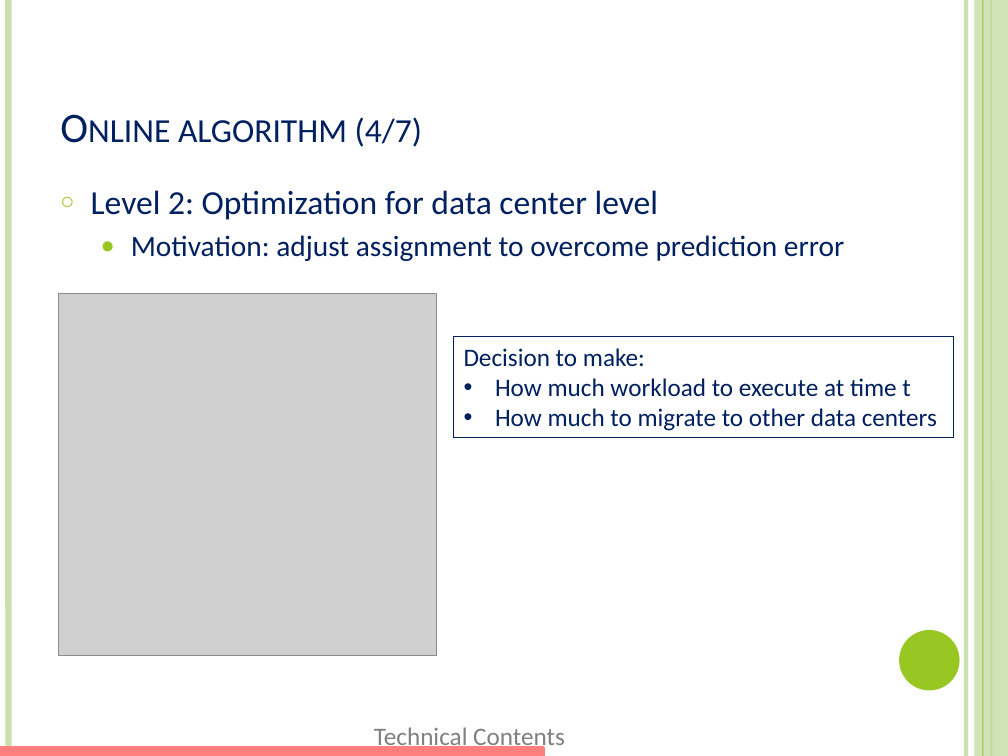
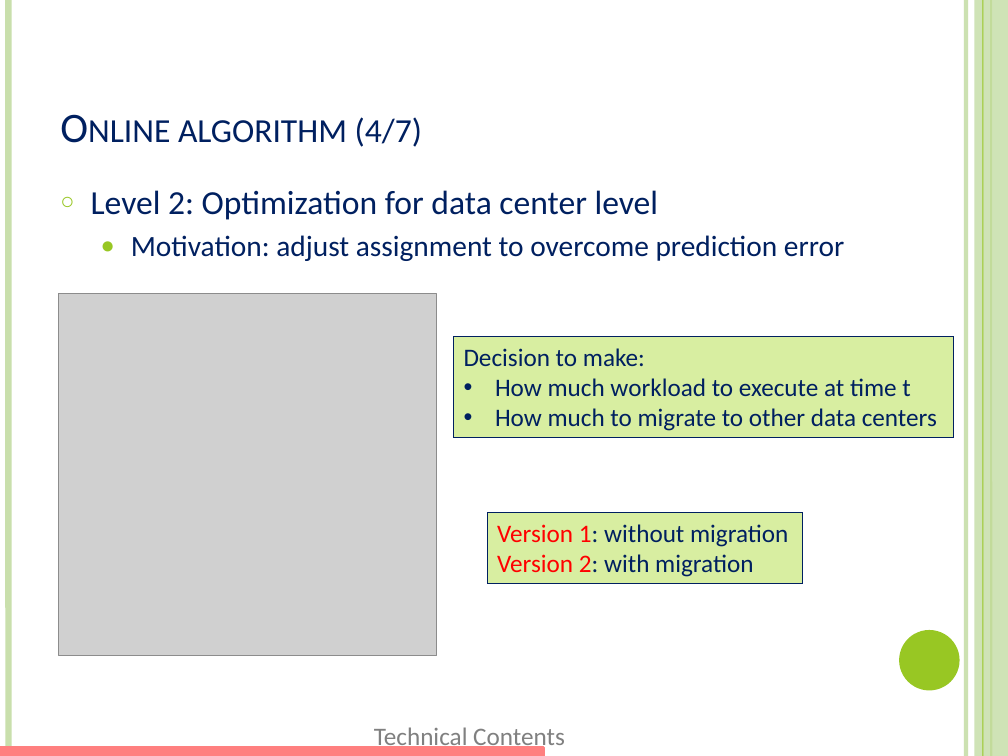
Before and after one commit to xizhonghua/GreenDC-Summary, a slide deck: slide 22 of file/Adnan12-EEGLB.pptm. Drawn at 1008x756 pixels with LibreOffice and Linux fonts; fonts in the diff are those of the drawing; grey boxes stand for pictures. Boxes give left, top, right and bottom in pixels: in the first picture for what was removed or moved away, otherwise in the second. Text is boxed around its words. In the diff, an @@ line names an element or a change of style, - is before the commit and + after.

```diff
--- a/file/Adnan12-EEGLB.pptm
+++ b/file/Adnan12-EEGLB.pptm
@@ rectangle "Decision to make:" at [454, 336, 954, 437]: fill none to #D8EEA1 @@
@@ rectangle added at [487, 512, 802, 584], fill #D8EEA1, outline #002060 0.75 pt, 18 pt, text #002060 @@
+Version 1: without migration
+Version 2: with migration
```
Also in this commit, not shown: 15 other slides changed, 1 slide added.
